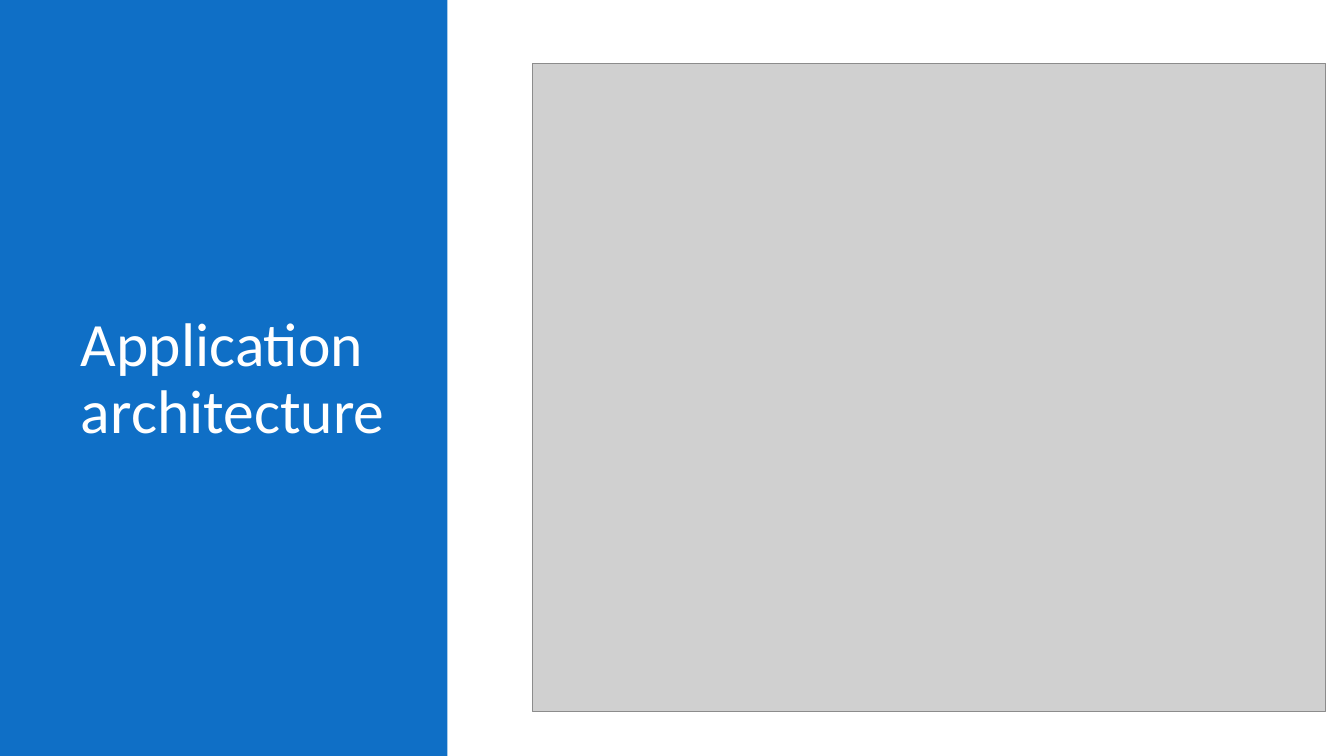
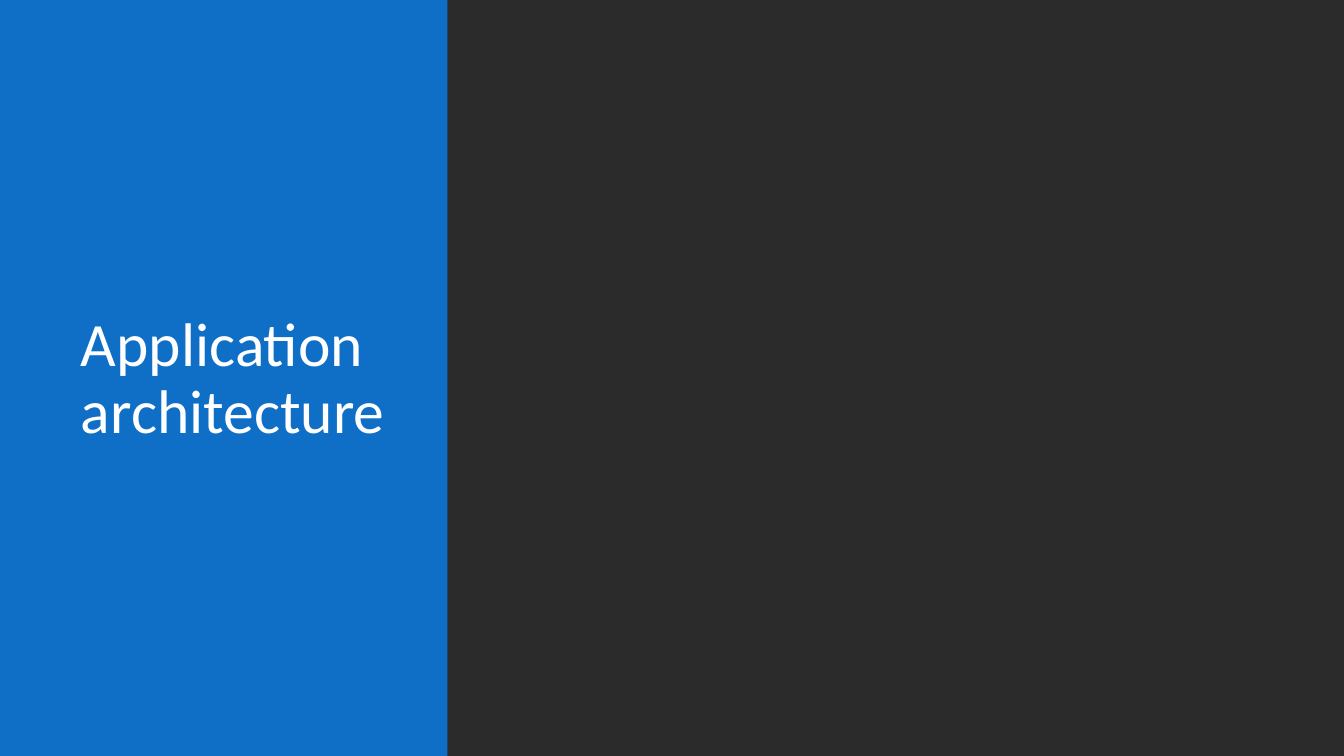
Before and after one commit to shahriteshj/InsurancePortal, a slide deck: slide 8 of Material/JP-Project-Presentation-Template.pptx. Drawn at 1344x756 pixels with LibreOffice and Linux fonts; fonts in the diff are those of the drawing; grey boxes stand for pictures; background and template pictures are left out; a plain dark background stands for a picture behind light text. Boxes give left, top, right and bottom in pixels: in the first picture for what was removed or moved away, otherwise in the second. Text is boxed around its words. In the diff, an @@ line names an element or a change of style, - is before the commit and + after.

```diff
--- a/Material/JP-Project-Presentation-Template.pptx
+++ b/Material/JP-Project-Presentation-Template.pptx
@@ background #FFFFFF to picture (left out) @@
@@ picture removed at <box>532,64,1326,712</box> @@
```
Also in this commit, not shown: 1 other slide changed, 1 other file.
